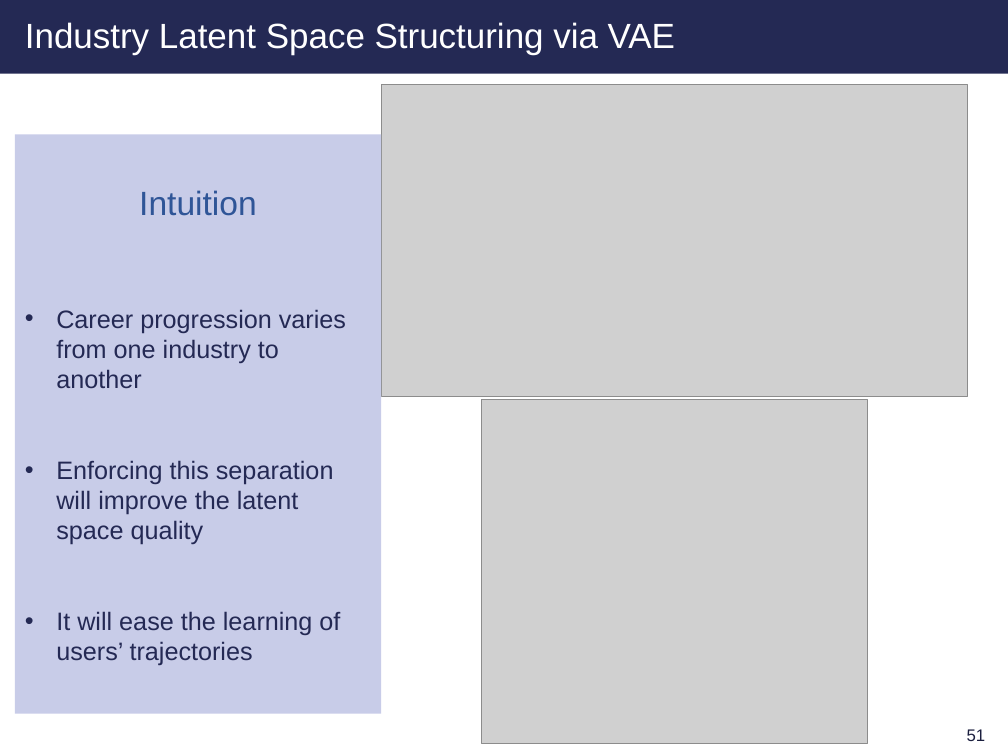
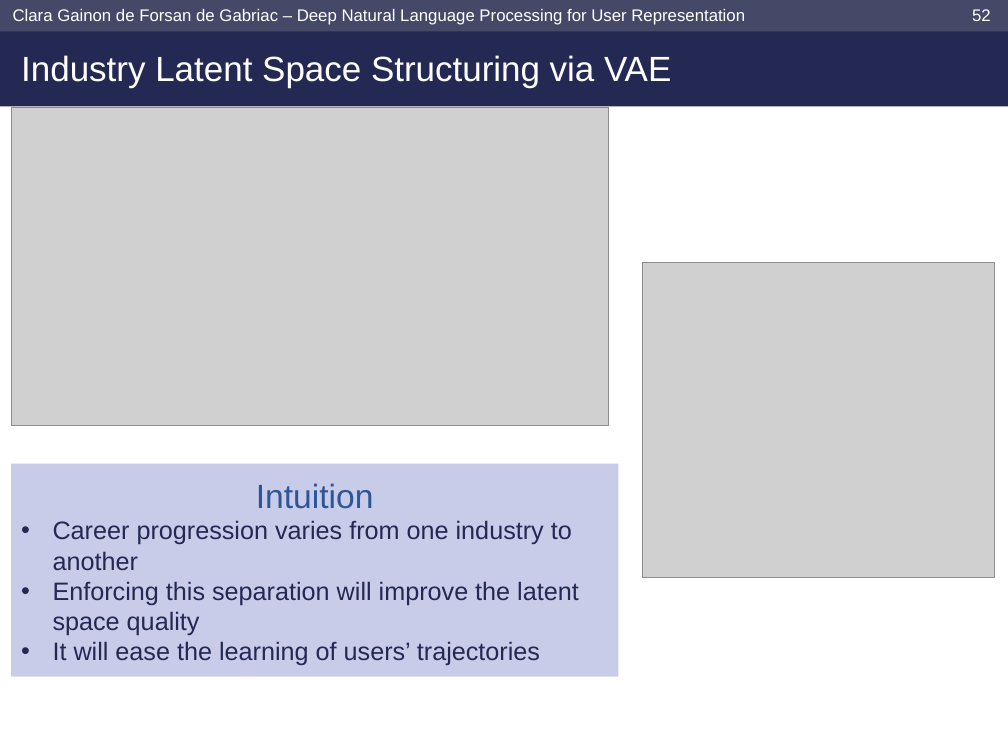
Before and after one commit to clara-gdef/defense, a slide deck: slide 53 of defense.pptx (slide 52 before the commit). Drawn at 1008x756 pixels with LibreOffice and Linux fonts; fonts in the diff are those of the drawing; grey boxes stand for pictures; background and template pictures are left out. Boxes give left, top, right and bottom in pixels: in the first picture for what was removed or moved away, otherwise in the second. Text is boxed around its words. In the diff, an @@ line names an element or a change of style, - is before the commit and + after.

```diff
--- a/defense.pptx
+++ b/defense.pptx
@@ rectangle resized from (x1=0, y1=0, x2=1008, y2=74) to (x1=0, y1=0, x2=1008, y2=106) @@
@@ rectangle added at (x1=0, y1=0, x2=1008, y2=31), fill #454968 @@
@@ text added at (x1=13, y1=9, x2=745, y2=25), 12 pt, text #FFFFFF @@
+Clara Gainon de Forsan de Gabriac – Deep Natural Language Processing for User Representation
@@ page number added at (x1=972, y1=9, x2=991, y2=21), 12 pt, text #FFFFFF @@
+52
@@ title "Industry Latent Space Structuring via ..." moved from (x1=25, y1=22, x2=675, y2=55) to (x1=21, y1=55, x2=671, y2=88) @@
@@ picture resized from (x1=381, y1=85, x2=967, y2=396) to (x1=11, y1=108, x2=609, y2=425) @@
@@ picture resized from (x1=481, y1=399, x2=867, y2=744) to (x1=642, y1=263, x2=995, y2=578) @@
@@ rectangle "Intuition" resized from (x1=15, y1=134, x2=381, y2=714) to (x1=11, y1=464, x2=618, y2=676) @@
@@ page number removed at (x1=967, y1=729, x2=986, y2=741) @@
-51
```
Also in this commit, not shown: 33 other slides changed, 1 slide added.
